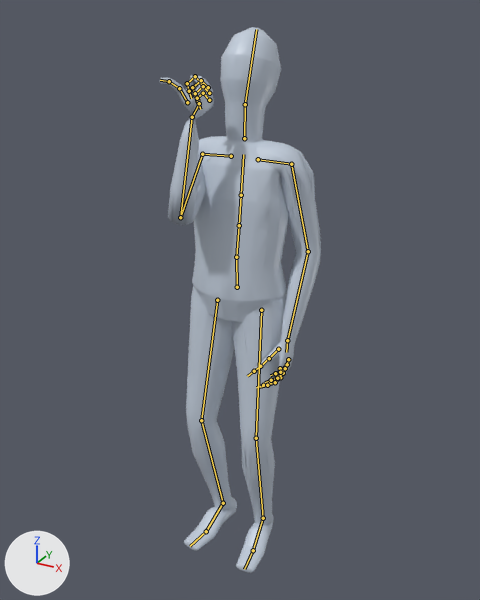
The glTF model app/assets/anims/Base/use_item.glb, before and after one commit.
Camera for both pictures: a camera (50 mm lens) standing at (0.949, -1.723, 1.829) and looking at (0.004, -0.004, 0.97). The lights are fixed; the arrows at lower left show +X, +Y and +Z. The picture after the commit comes second. Both versions are drawn at frame 13 of the action 'Animation'; the numbers are the values there. The bones that change, and the others that lie on the model, are drawn over the model as lines.

Objects in the first picture: 'Body_human_male'.
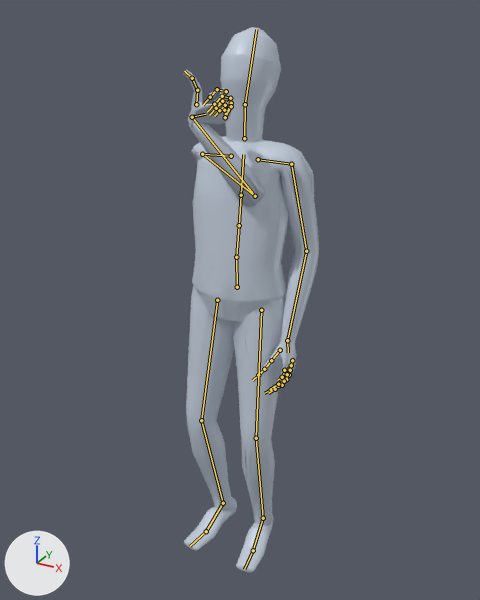
Pixel boxes (x1, y1, x2, y2) of what changed, in the pictures (480 x 600 px):
'Body_human_male', posed (15% narrower)
    before: (160, 27, 321, 573)
    after: (183, 27, 319, 573)
bone 'mixamorig:LeftArm', root to tip
    before: (291, 164) to (308, 251)
    after: (291, 164) to (306, 251)
bone 'mixamorig:LeftHand', root to tip
    before: (287, 340) to (286, 352)
    after: (287, 340) to (288, 352)
bone 'mixamorig:RightArm', root to tip
    before: (202, 154) to (180, 217)
    after: (202, 154) to (255, 196)
bone 'mixamorig:RightHand', root to tip
    before: (192, 117) to (198, 105)
    after: (192, 117) to (205, 114)

The change in detail:
Bone 'mixamorig:LeftArm' (bone_mixamorig_leftarm) turns from (-83, 10, -21) to (-83, 10, -15) degrees about its own x, y and z.
Bone 'mixamorig:LeftHand' (bone_mixamorig_lefthand) turns from (-8, -23, 19) to (2, -17, 19) degrees about its own x, y and z.
Bone 'mixamorig:RightArm' (bone_mixamorig_rightarm) turns from (-74, 60, 35) to (-155, 49, -5) degrees about its own x, y and z.
Bone 'mixamorig:RightHand' (bone_mixamorig_righthand) turns from (15, 159, 38) to (-48, 6, -129) degrees about its own x, y and z.
